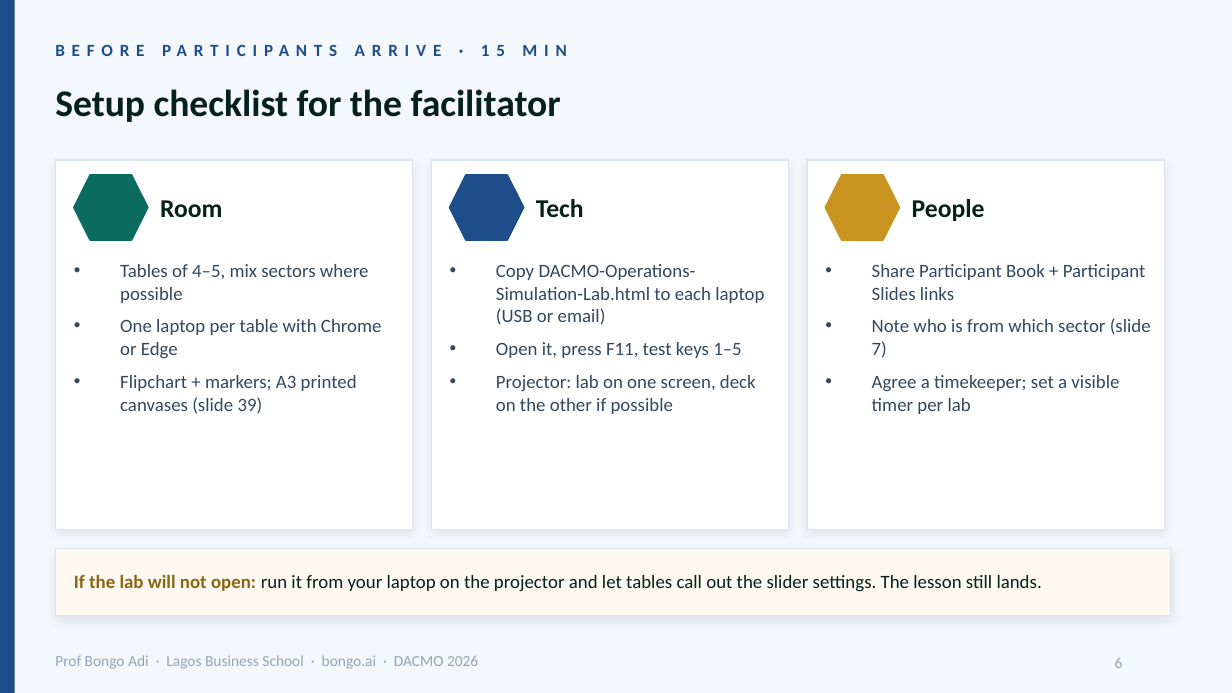
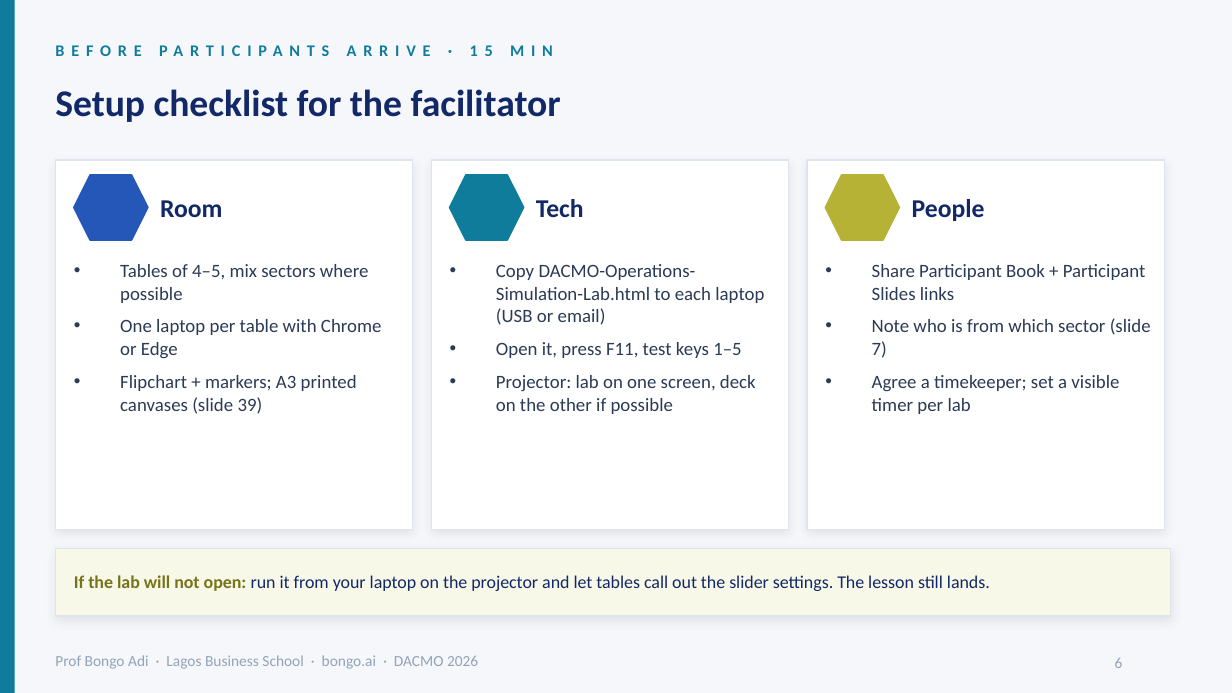
Before and after one commit to adibongo/dacmo-operations-analytics, a slide deck: slide 6 of downloads/DACMO-Analytics-for-Operations.pptx. Drawn at 1232x693 pixels with LibreOffice and Linux fonts; fonts in the diff are those of the drawing; background and template pictures are left out. Boxes give left, top, right and bottom in pixels: in the first picture for what was removed or moved away, otherwise in the second. Text is boxed around its words. In the diff, an @@ line names an element or a change of style, - is before the commit and + after.

```diff
--- a/downloads/DACMO-Analytics-for-Operations.pptx
+++ b/downloads/DACMO-Analytics-for-Operations.pptx
@@ background #F4F7FB to #F5F7FB @@
@@ rectangle at (x1=0, y1=0, x2=15, y2=692): fill #1D4E89 to #0F7C9C @@
@@ text "BEFORE PARTICIPANTS ARRIVE · 15 ..." at (x1=55, y1=34, x2=1103, y2=65): size 10 to 9.5 pt, text colour #1D4E89 to #0F7C9C @@
@@ outline #DDE6EF 0.75 pt to #DDE3EF 0.75 pt in 3 elements at (x1=431, y1=160, x2=788, y2=530), (x1=807, y1=160, x2=1164, y2=530), (x1=55, y1=160, x2=413, y2=530) @@
@@ hexagon at (x1=74, y1=175, x2=148, y2=240): fill #0B6B5E to #2457B8; outline #0B6B5E 1 pt to #2457B8 1 pt @@
@@ hexagon at (x1=450, y1=175, x2=524, y2=240): fill #1D4E89 to #0F7C9C; outline #1D4E89 1 pt to #0F7C9C 1 pt @@
@@ hexagon at (x1=825, y1=175, x2=899, y2=240): fill #C8941F to #B5B235; outline #C8941F 1 pt to #B5B235 1 pt @@
@@ text colour #06201A to #122867 in 4 elements at (x1=55, y1=89, x2=561, y2=122), (x1=160, y1=200, x2=222, y2=217), (x1=536, y1=199, x2=584, y2=217), (x1=912, y1=199, x2=985, y2=221) @@
@@ rectangle at (x1=55, y1=548, x2=1170, y2=616): fill #FDF9F0 to #F8F8E8; outline #DDE6EF 0.75 pt to #DDE3EF 0.75 pt @@
@@ text "If the lab will not ..." at (x1=74, y1=575, x2=990, y2=591): size 11 to 10.5 pt; text colour #8A6514 to #76741A in "If the lab will not open:"; text colour #06201A to #122867 in "run it from your laptop on the ..." @@
```
Also in this commit, not shown: 44 other slides changed, 16 other files.
